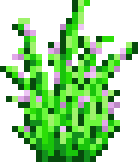
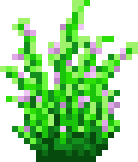
Layers edited between the first and the second 138x162 image:
added layer "rock" above "Pasted Layer" over [12,24,120,132]
added layer "Pasted Layer" above "Background" over [0,0,138,162]
painted on "Background" over [0,0,138,162]
